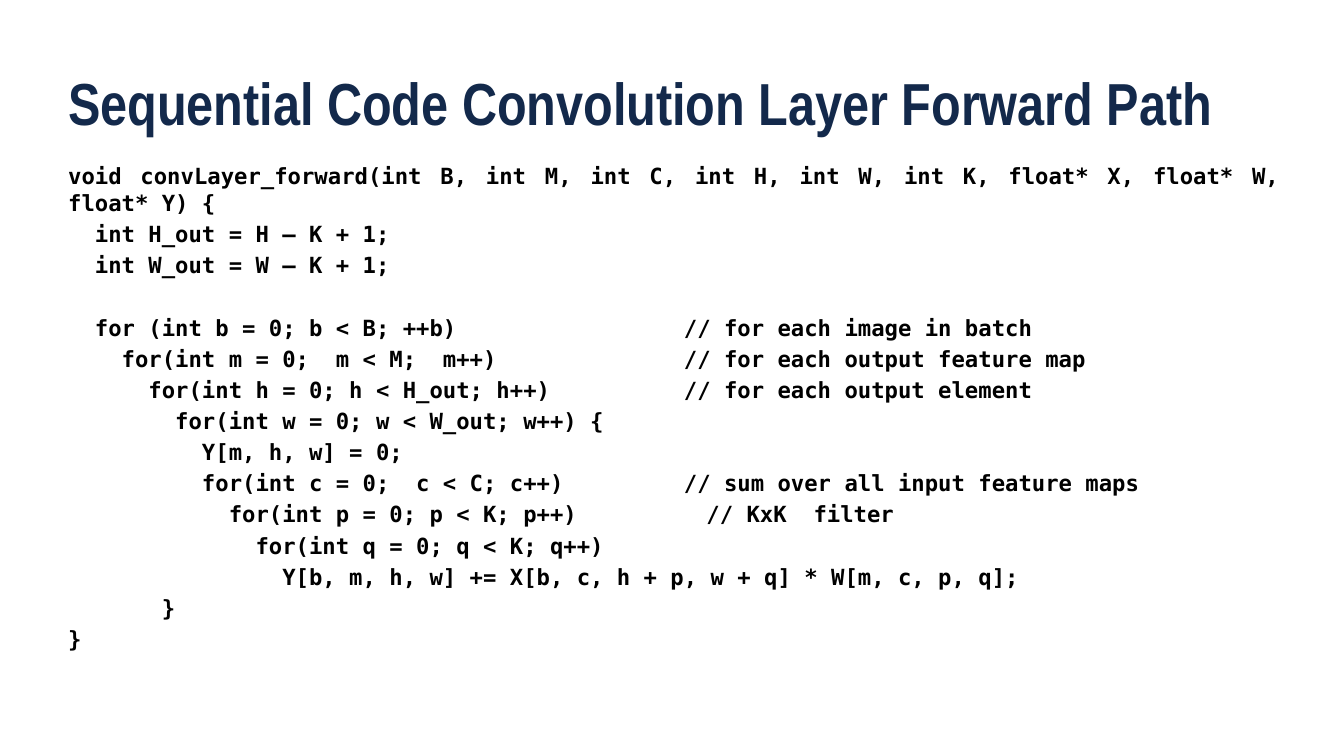
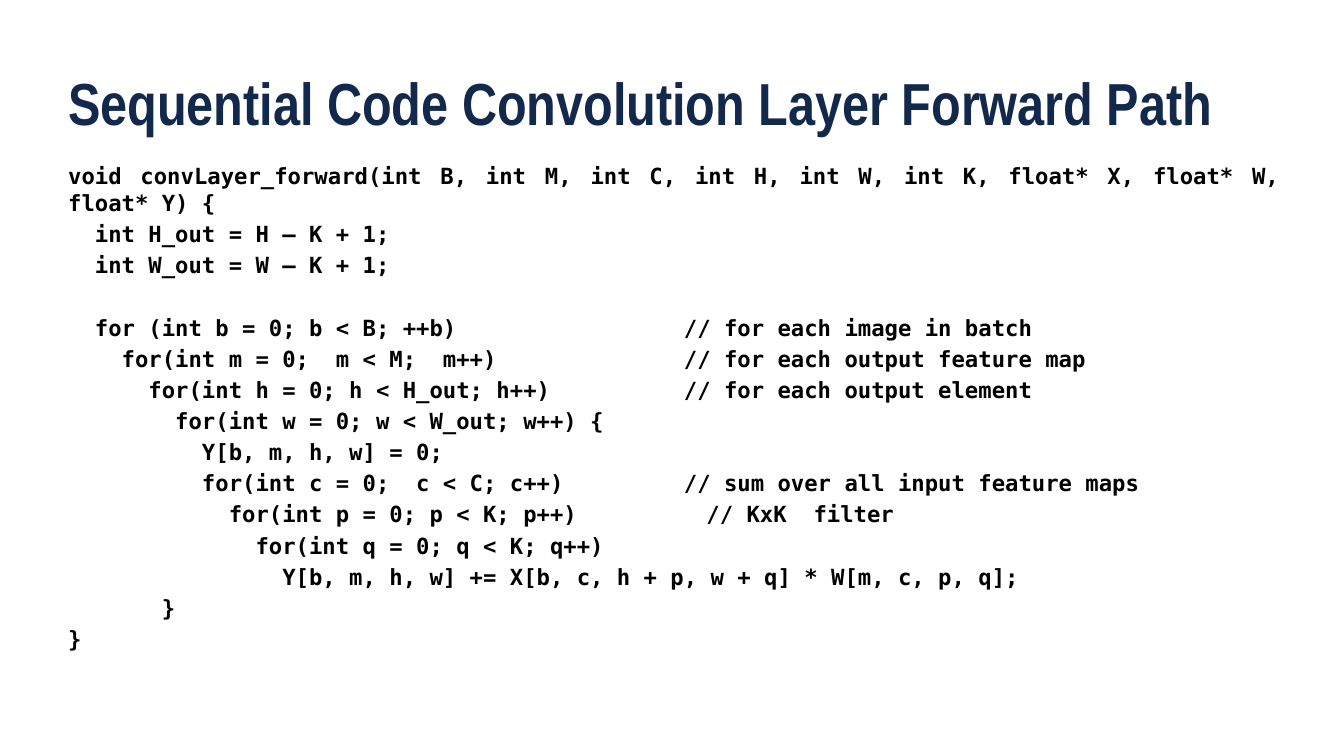
Before and after one commit to cwpearson/hugo-cwpearson, a slide deck: slide 2 of static/pptx/2017FA_ECE408_dl04_CNN02.pptx. Drawn at 1344x756 pixels with LibreOffice and Linux fonts; fonts in the diff are those of the drawing; background and template pictures are left out. Boxes give left, top, right and bottom in pixels: in the first picture for what was removed or moved away, otherwise in the second. Text is boxed around its words. In the diff, an @@ line names an element or a change of style, - is before the commit and + after.

Commit message:
Fix typos in 2017FA_ECE408_dl04_CNN02.pptx

```diff
--- a/static/pptx/2017FA_ECE408_dl04_CNN02.pptx
+++ b/static/pptx/2017FA_ECE408_dl04_CNN02.pptx
@@ text at (202,443,443,463): text changed @@
-Y[m, h, w] = 0;
+Y[b, m, h, w] = 0;
```
Also in this commit, not shown: 2 other slides changed.
